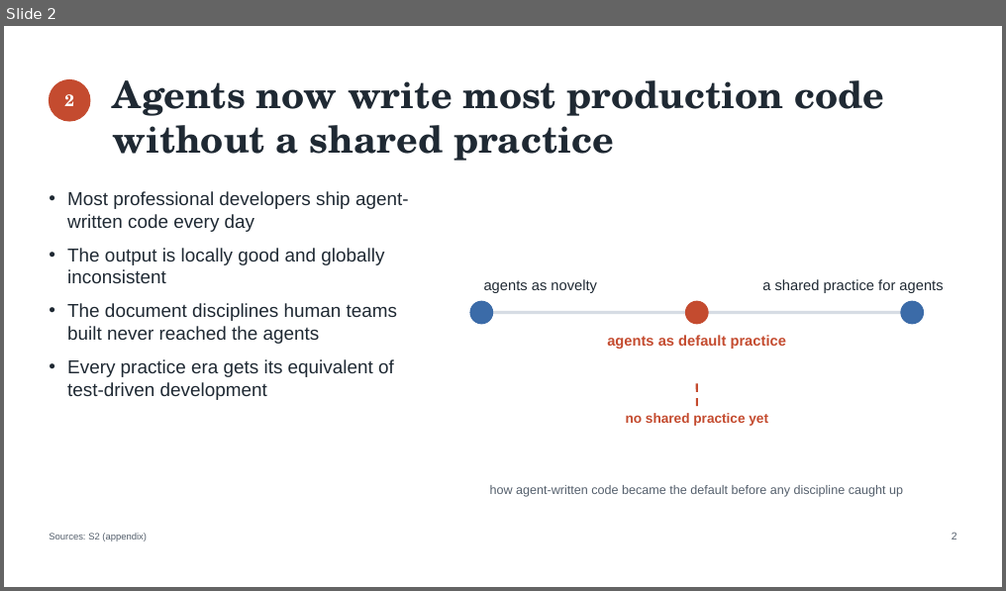
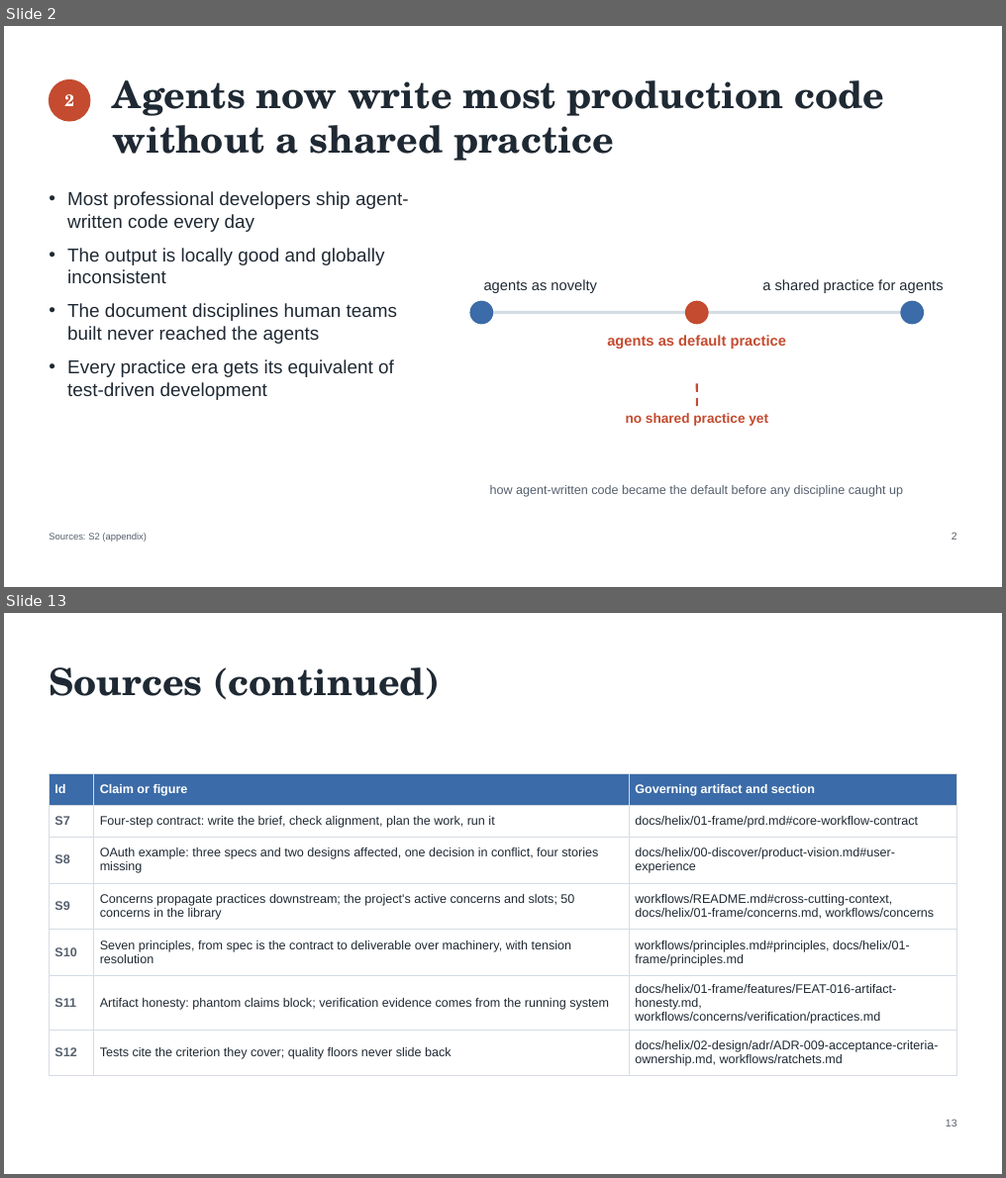
Before and after one commit to DocumentDrivenDX/helix, a slide deck: docs/helix/06-iterate/deliverables/assets/DEL-001-helix-evaluation-deck.pptx. Shown one above the other, each under a label of ours: slide 2 before the commit, slides 2 and 13 after it; the slides between them are not shown. The pictures are 1006x591 and 1006x1178 pixels, drawn with LibreOffice and Linux fonts; fonts in the diff are those of the drawing. Boxes give left, top, right and bottom in pixels: in the first picture for what was removed or moved away, otherwise in the second. Text is boxed around its words. In the diff, an @@ line names an element or a change of style, - is before the commit and + after.

```diff
--- a/docs/helix/06-iterate/deliverables/assets/DEL-001-helix-evaluation-deck.pptx
+++ b/docs/helix/06-iterate/deliverables/assets/DEL-001-helix-evaluation-deck.pptx
@@ slide 13 added at (4, 613, 1002, 1174), background #FFFFFF @@
@@ text added at (49, 667, 440, 699), 36 pt, text #1F2933, bold @@
+Sources (continued)
@@ table added at (49, 774, 957, 1070), 7 rows, 3 columns @@
+Id | Claim or figure | Governing artifact and section
+S7 | Four-step contract: write the brief, check alignment, plan the work, run it | docs/helix/01-frame/prd.md#core-workflow-contract
+S8 | OAuth example: three specs and two designs affected, one decision in conflict, four stories missing | docs/helix/00-discover/product-vision.md#user-experience
+S9 | Concerns propagate practices downstream; the project's active concerns and slots; 50 concerns in the library | workflows/README.md#cross-cutting-context, docs/helix/01-frame/concerns.md, workflows/concerns
+S10 | Seven principles, from spec is the contract to deliverable over machinery, with tension resolution | workflows/principles.md#principles, docs/helix/01-frame/principles.md
+S11 | Artifact honesty: phantom claims block; verification evidence comes from the running system | docs/helix/01-frame/features/FEAT-016-artifact-honesty.md, workflows/concerns/verification/practices.md
+S12 | Tests cite the criterion they cover; quality floors never slide back | docs/helix/02-design/adr/ADR-009-acceptance-criteria-ownership.md, workflows/ratchets.md
@@ text added at (945, 1119, 957, 1127), 10 pt, text #55606D @@
+13
```
Also in this commit, not shown: 7 slides changed, 5 other slides added, 4 slides removed, 15 other files.
